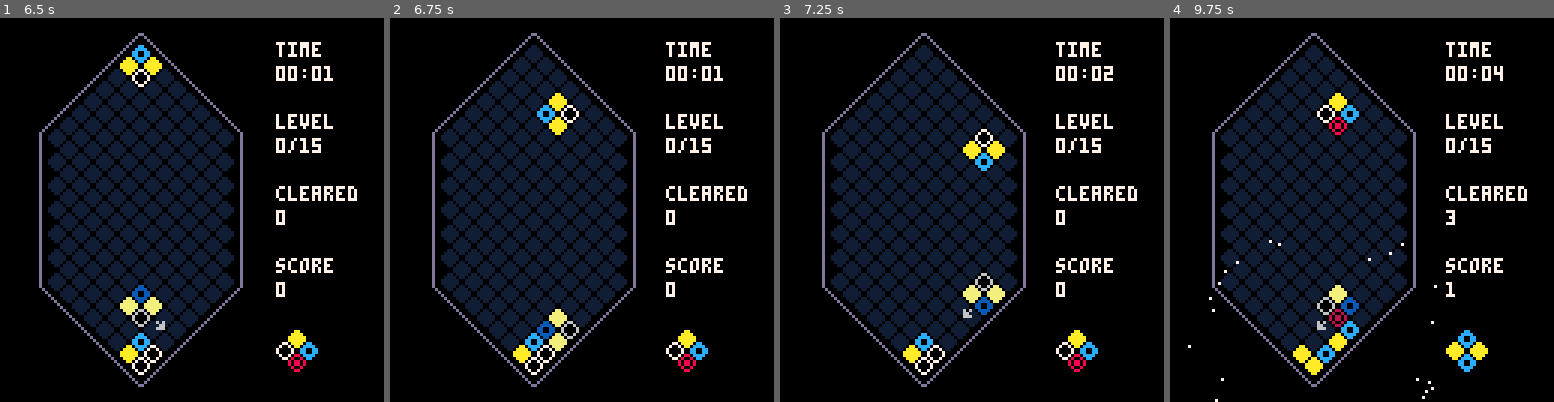
Above: before the commit, frames 1-4 (left to right).
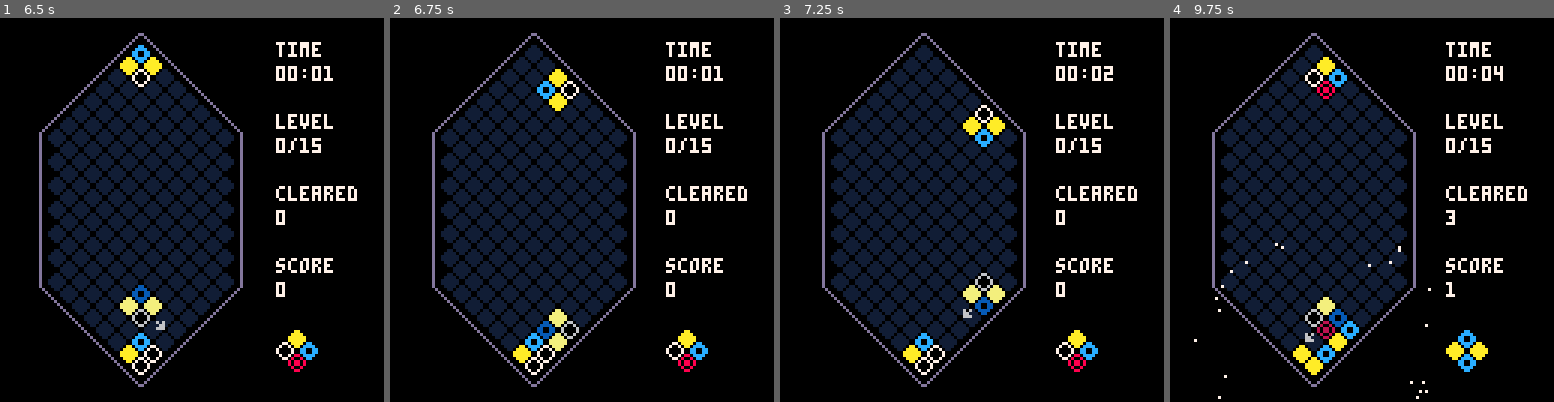
Above: after the commit, the same moments.

Repository: andrewedstrom/picolumia
Game: PICO-8 cartridge picolumia.p8
Two runs of this game, one before a commit and one after it. Both use one fixed random seed, a clock stepped at 60 frames per second and the inputs below.
Inputs:
- Up to frame 1 (6.5 s): tap X (X key) at 0.33, 1.07, 1.85, 2.97, 4.08, 5.2, 6.32 s; tap O (Z key) at 0.7, 1.7, 2.1, 2.5, 2.9, 3.3, 3.7, 4.1, 4.5, 4.9, 5.3, 5.7, 6.1 s; hold Right 1.6-2.1 s; hold Right 2.47-3.03 s; hold Left 3.08-3.58 s; hold Down 3.63-3.97 s; hold Right 4.02-4.68 s; hold Left 5.08-5.68 s; hold Down 5.73-6.03 s; hold Right from 6.08 s (still down)
- Up to frame 2 (6.75 s): tap O (Z key) at 6.5 s; release Right at 6.58 s; hold Right from 6.63 s (still down)
- Up to frame 3 (7.25 s): tap O (Z key) at 6.9 s; release Right at 7.13 s
- Up to frame 4 (9.75 s): tap O (Z key) every 0.4 s from 7.3 to 9.7 s; tap X (X key) at 7.43, 8.55, 9.67 s; hold Right 7.5-8.07 s; hold Left 8.12-8.62 s; hold Down 8.67-9 s; hold Right 9.05-9.72 s

Frame 1 is identical in both runs. In frame 2, 0.9% of the frame differs, in the area x 38-50%, y 13-31%; in frame 3, 1.0%; in frame 4, 2.3%, in the area x 4-70%, y 10-100%.

Commit message:
fix instant drop on piece spawn bug

Diff:
--- a/game-objects.lua
+++ b/game-objects.lua
@@ -57,6 +57,8 @@
     board[p2.y][p2.x] = next_quad.p2
     board[p1.y][p1.x] = next_quad.p1
     board[p0.y][p0.x] = next_quad.p0
+
+    speed_timer = 0
 
     make_next_quad()
 end
